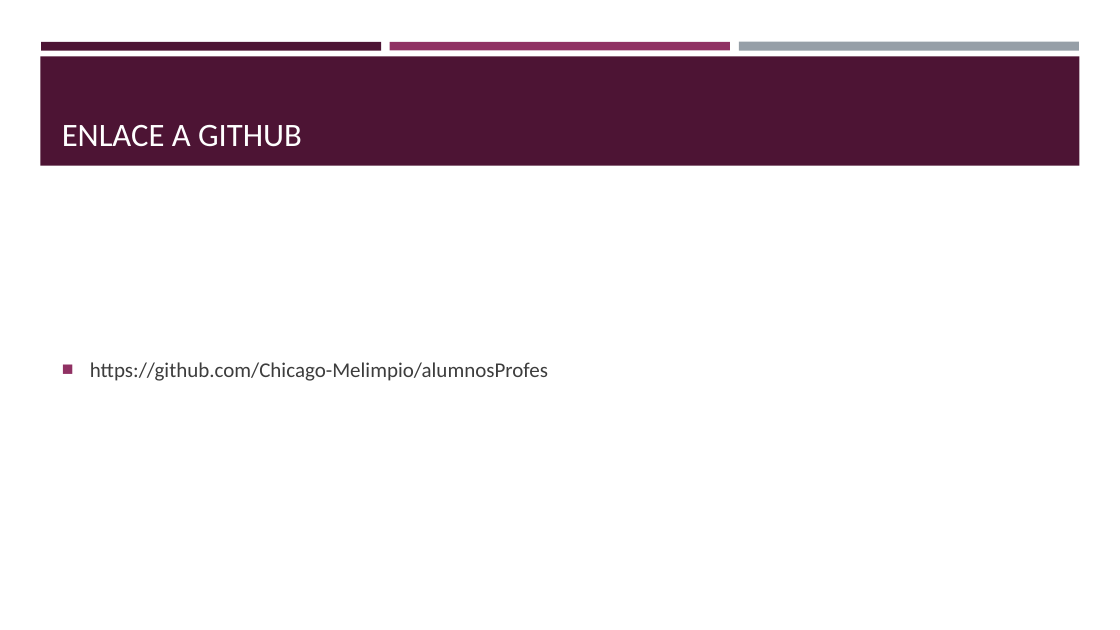
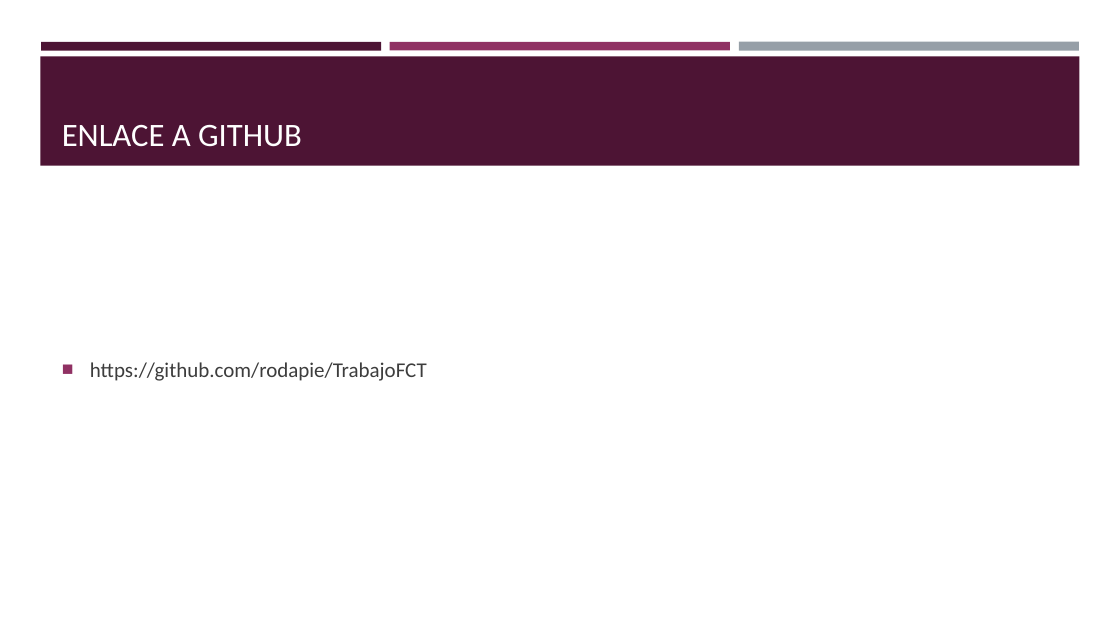
Before and after one commit to rodapie/TrabajoFCT, a slide deck: slide 9 of Equipo 4+1.pptx. Drawn at 1120x630 pixels with LibreOffice and Linux fonts; fonts in the diff are those of the drawing. Boxes give left, top, right and bottom in pixels: in the first picture for what was removed or moved away, otherwise in the second. Text is boxed around its words. In the diff, an @@ line names an element or a change of style, - is before the commit and + after.

```diff
--- a/Equipo 4+1.pptx
+++ b/Equipo 4+1.pptx
@@ text at [90,362,427,381]: text changed @@
-■ https://github.com/Chicago-Melimpio/alumnosProfes
+■ https://github.com/rodapie/TrabajoFCT
```
